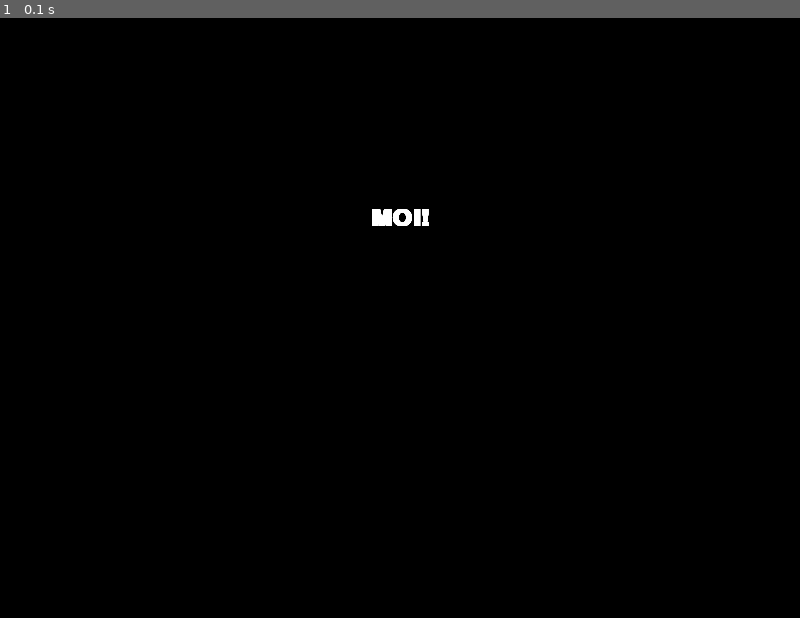
Above: before the commit, frame 1.
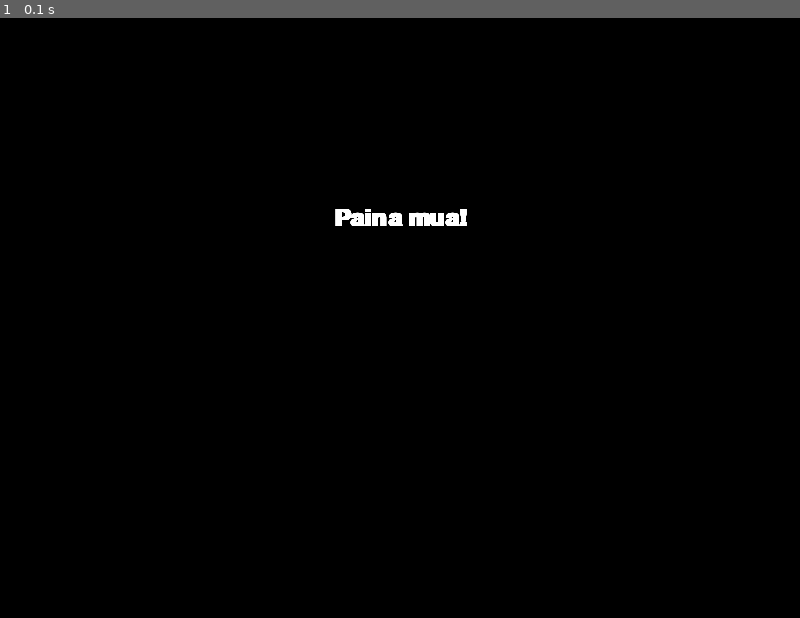
Above: after the commit, the same moment.

Repository: Tatusaily/Kouluteht
Game: pygame game, started from Muut/pygame nappi.py
Two runs of this game, one before a commit and one after it. Both use one fixed random seed, a clock stepped at 60 frames per second and the inputs below.
Inputs:
- Up to frame 1 (0.1 s): no input

The runs differ from the first frame. In frame 1, 0.3% of the frame differs, in the area x 41-59%, y 31-35%.

Commit message:
harjoitellaan napin tekemistä pygamella

Diff:
--- a/Muut/pygame nappi.py
+++ b/Muut/pygame nappi.py
@@ -32,7 +32,7 @@
                 print("KOSKEE!")
 
     menufont = pygame.font.SysFont("Comic Sans", 35, True)
-    text = menufont.render("MOI!", True, "WHITE")                  #tekee tekstistä surfacen, koko päätellään fontin mukaan
+    text = menufont.render("Paina mua!", True, "WHITE")                  #tekee tekstistä surfacen, koko päätellään fontin mukaan
     text_rect = text.get_rect(center=(screenx/2, screeny/3))       #tekee text-surfacen kokoinen suorakulmio ja laitetaan se tiettyyn kohtaan
     screen.blit(text, text_rect)                                   #piirretään "text"-pinta "text_rect" kulmion sijaintiin.
 
